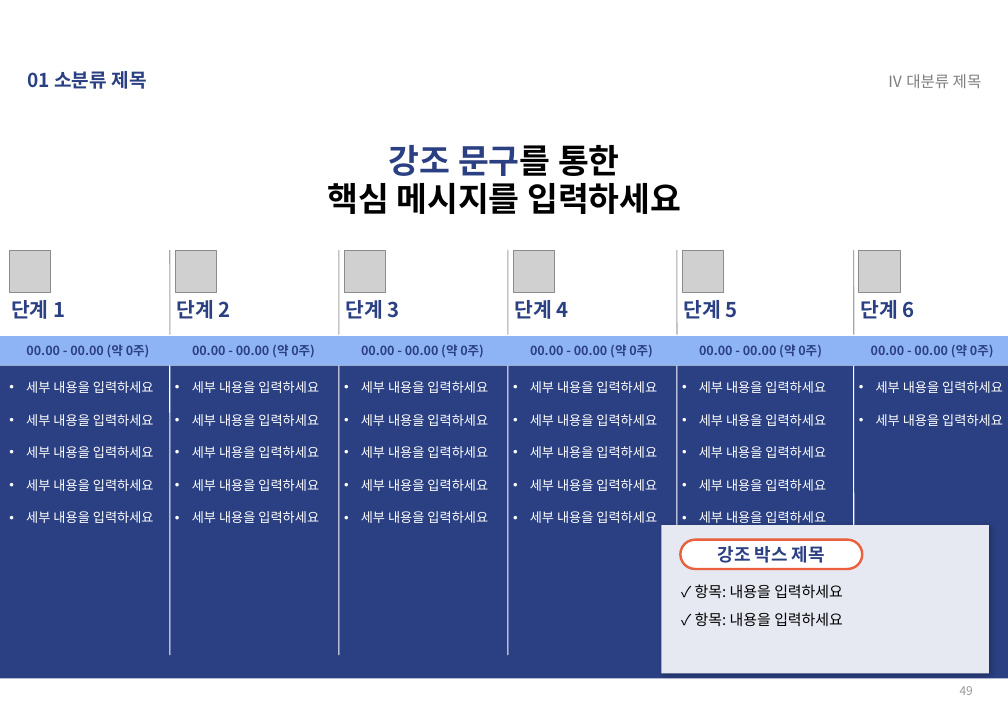
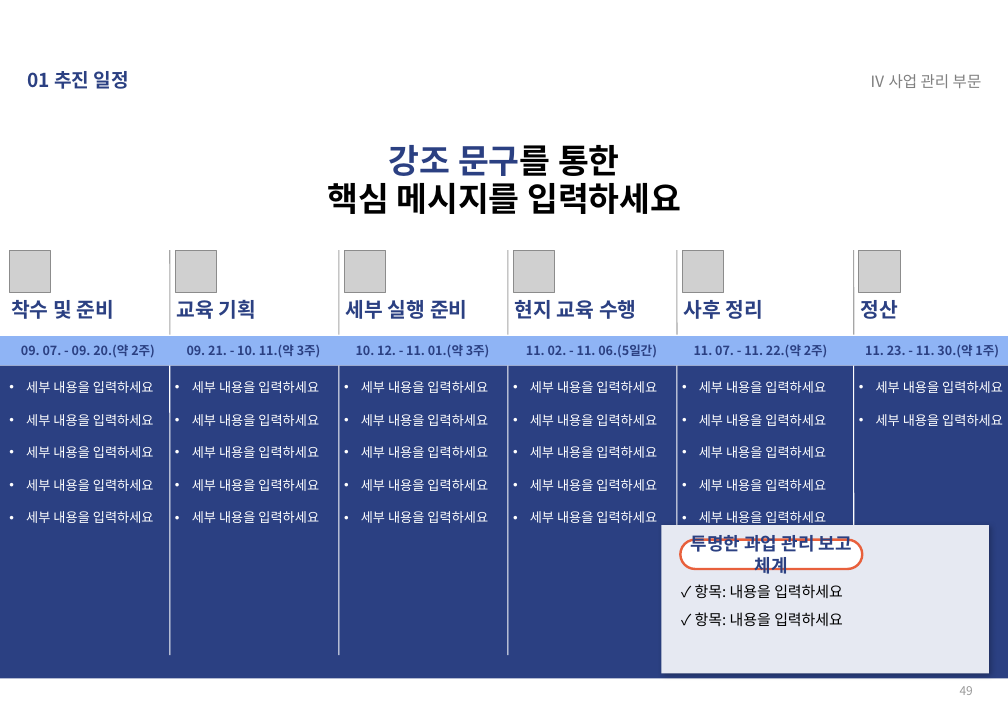
Before and after one commit to jinyor4435/-, a slide deck: slide 49 of 입찰제안서_PPT템플릿_2026SW미래채움.pptx. Drawn at 1008x713 pixels with LibreOffice and Linux fonts; fonts in the diff are those of the drawing; grey boxes stand for pictures. Boxes give left, top, right and bottom in pixels: in the first picture for what was removed or moved away, otherwise in the second. Text is boxed around its words. In the diff, an @@ line names an element or a change of style, - is before the commit and + after.

```diff
--- a/입찰제안서_PPT템플릿_2026SW미래채움.pptx
+++ b/입찰제안서_PPT템플릿_2026SW미래채움.pptx
@@ text at (28,71,129,89): text changed @@
-01 소분류 제목
+01 추진 일정
@@ text at (870,74,982,88): text changed @@
-Ⅳ 대분류 제목
+Ⅳ 사업 관리 부문
@@ text at (11,300,114,319): text changed @@
-단계 1
+착수 및 준비
@@ text at (177,300,256,319): text changed @@
-단계 2
+교육 기획
@@ text at (346,300,467,319): text changed @@
-단계 3
+세부 실행 준비
@@ text at (515,300,636,319): text changed @@
-단계 4
+현지 교육 수행
@@ text at (684,300,763,319): text changed @@
-단계 5
+사후 정리
@@ text at (860,300,897,319): text changed @@
-단계 6
+정산
@@ text at (21,344,155,358): text changed @@
-00.00 - 00.00 (약 0주)
+09. 07. - 09. 20.(약 2주)
@@ text at (187,344,321,357): text changed @@
-00.00 - 00.00 (약 0주)
+09. 21. - 10. 11.(약 3주)
@@ text at (356,344,490,357): text changed @@
-00.00 - 00.00 (약 0주)
+10. 12. - 11. 01.(약 3주)
@@ text at (526,344,657,357): text changed @@
-00.00 - 00.00 (약 0주)
+11. 02. - 11. 06.(5일간)
@@ text at (694,344,828,357): text changed @@
-00.00 - 00.00 (약 0주)
+11. 07. - 11. 22.(약 2주)
@@ text at (865,344,999,358): text changed @@
-00.00 - 00.00 (약 0주)
+11. 23. - 11. 30.(약 1주)
@@ text in rounded rectangle at (691,535,852,574): text changed @@
-강조 박스 제목
+투명한 과업 관리 보고 체계
```
Also in this commit, not shown: 41 other slides changed, 13 slides added, 13 slides removed.
